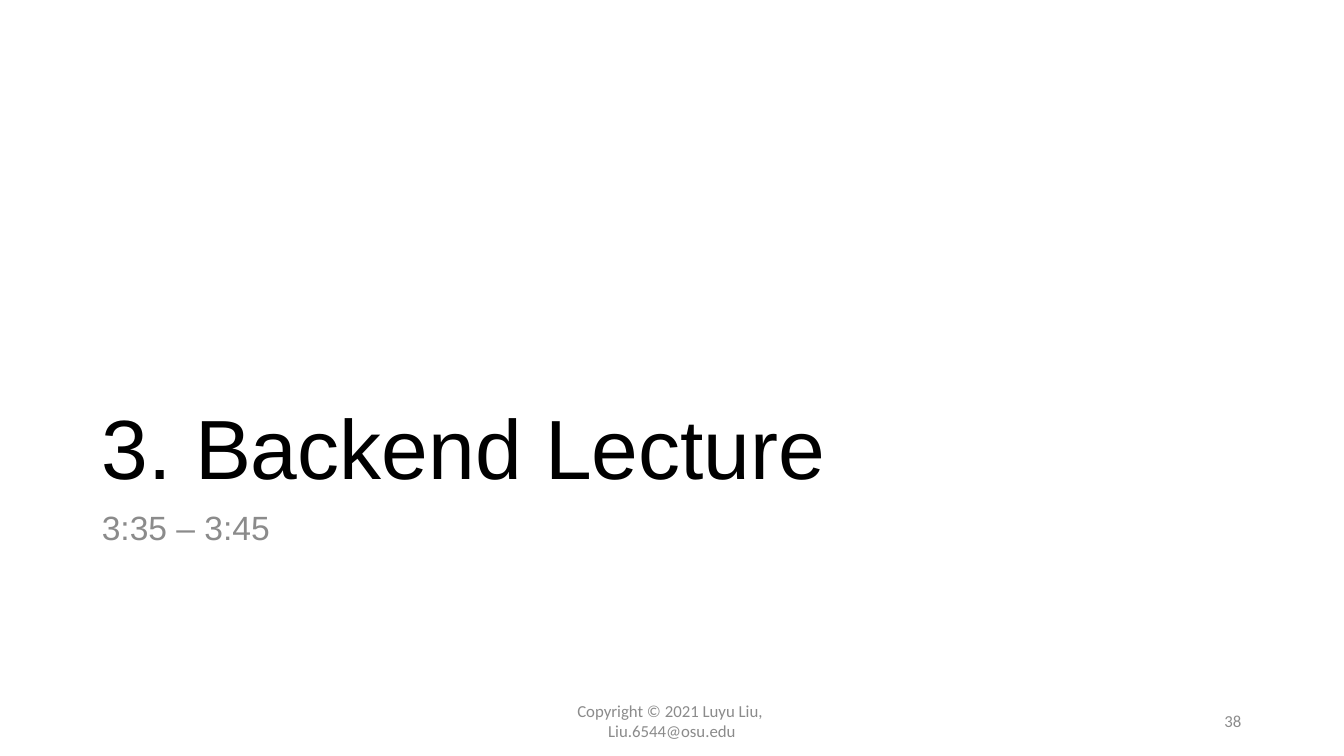
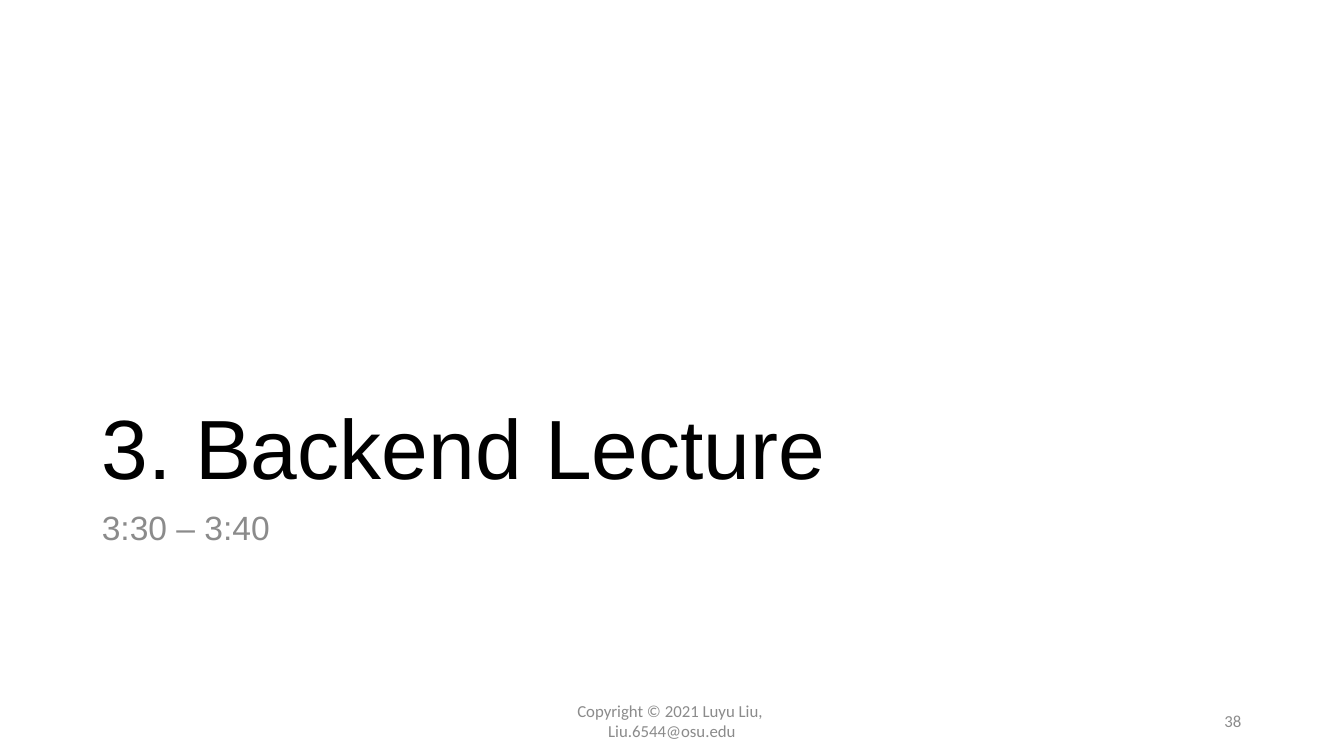
Before and after one commit to xiaohuiliugis/UCGIS-Fullstack-Geovisualization-Workshop, a slide deck: slide 38 of doc/presentation.pptx. Drawn at 1344x756 pixels with LibreOffice and Linux fonts; fonts in the diff are those of the drawing. Boxes give left, top, right and bottom in pixels: in the first picture for what was removed or moved away, otherwise in the second. Text is boxed around its words. In the diff, an @@ line names an element or a change of style, - is before the commit and + after.

```diff
--- a/doc/presentation.pptx
+++ b/doc/presentation.pptx
@@ text at (102,516,269,540): text changed @@
-3:35 – 3:45
+3:30 – 3:40
```
Also in this commit, not shown: 5 other slides changed.
